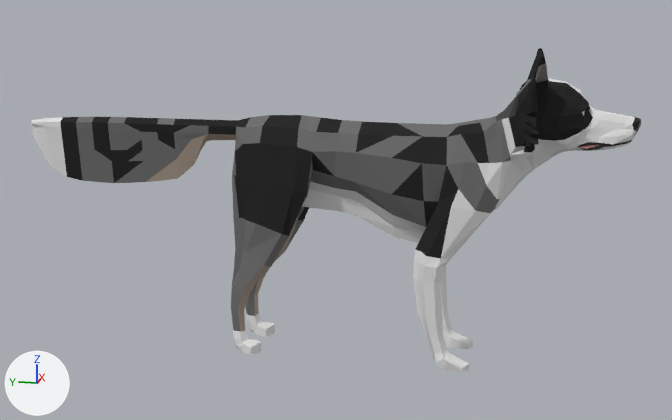
Renders of the Blender file maverick.blend from each side of a commit.
One viewpoint serves both versions: a 50 mm camera at (-11.39, -2.35, 4.74) aimed at (0.03, -0.06, 1.88). The lights are fixed; the arrows at lower left show +X, +Y and +Z.

In view in the first picture: 'Body'.
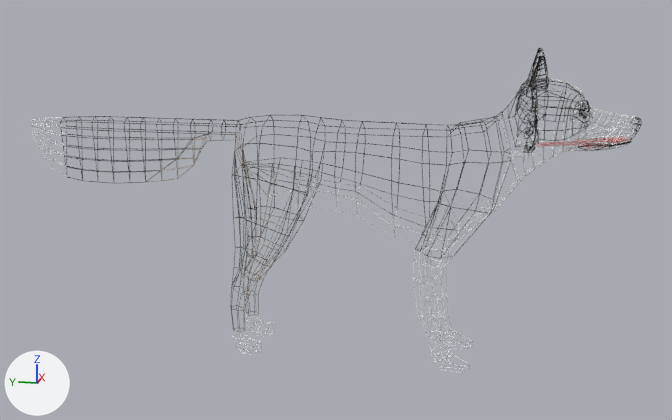
Location of each change, [x1, y1, x2, y2] in pixels of the pictures (672 x 420 px; the box of a moved part takes in the faces that stretch with it):
'Body', reshaped, modifiers changed
    before: [31, 48, 641, 372]
    after: [31, 48, 642, 372]
part 1 of me_circle_002, cut back
    both: [312, 123, 517, 213]
part 2 of me_circle_002, moved or reshaped
    before: [32, 124, 49, 150]
    after: [31, 123, 50, 149]
part 3 of me_circle_002, cut back
    before: [95, 123, 191, 183]
    after: [94, 123, 191, 183]
part 4 of me_circle_002, recoloured
    before: [441, 207, 490, 258]
    after: [441, 207, 491, 259]
part 5 of me_circle_002, recoloured
    after: [452, 201, 492, 240]

The change, as a diff of the scene's bpy script:
```diff
--- a/maverick.blend.py
+++ b/maverick.blend.py
@@ me_circle_002 @@
 # used by ob_body; location = (0.0, 0.0, 0.0); rotation_euler = (1.571, 0.0, -3.142), in degrees (90, 0, -180); scale = (0.436, 0.436, 0.436)
-me_circle_002.from_pydata(...)  # 2016 vertices, 1961 faces, 2 loose edges; spans x -1.7..1.7, y 0.0..9.0, z -8.6..9.4
+me_circle_002.from_pydata(...)  # 2011 vertices, 1928 faces, 2 loose edges; spans x -1.7..1.7, y 0.0..9.0, z -8.6..9.4
+# me_circle_002 part 1
+# 6 vertices are removed from x 0.0..1.1, y 5.0..7.0, z -4.9..-3.3
+# 39 faces are deleted
+# 1 vertex is added at (0.0, 6.9, -3.3)
+# 11 new faces join them, mat_black (black #292929)
+# 8 new faces join them, mat_gray (dark grey #6e6e6e)
+# 1 new face joins them, mat_white (white #e7e7e7)
+# me_circle_002 part 2
+# 1 vertex is removed from x 0.0, y 6.6, z 9.4
+# 8 faces are deleted
+# 1 vertex is added at (0.0, 6.5, 9.4)
+# 8 new faces join them, mat_white (white #e7e7e7)
+# me_circle_002 part 3
+# 28 faces are deleted
+# 8 new faces join them, mat_black (black #292929)
+# 6 new faces join them, mat_gray (dark grey #6e6e6e)
+# me_circle_002 part 4: 2 faces spanning x 0.8..1.1, y 3.4..4.9, z -4.7..-3.4 switch from mat_white (white #e7e7e7) to mat_gray (dark grey #6e6e6e)
+# me_circle_002 part 5: 1 face spanning x -0.9..-0.4, y 3.4..4.7, z -4.7..-3.5 switches from mat_gray (dark grey #6e6e6e) to mat_white (white #e7e7e7)
 me_circle_002.materials.append(mat_black)
@@ ob_body @@
 ob_body.scale = (0.436, 0.436, 0.436)
+_m = ob_body.modifiers.new('Wireframe', 'WIREFRAME')
```
